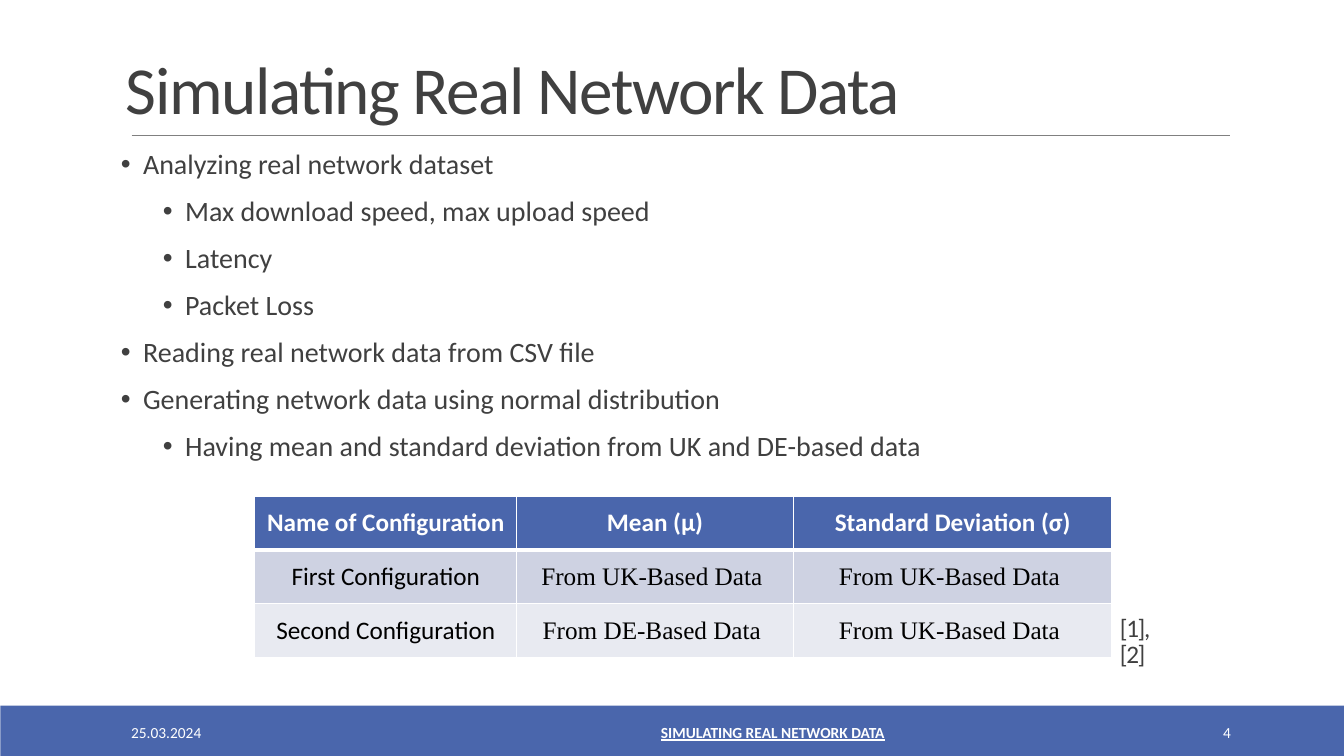
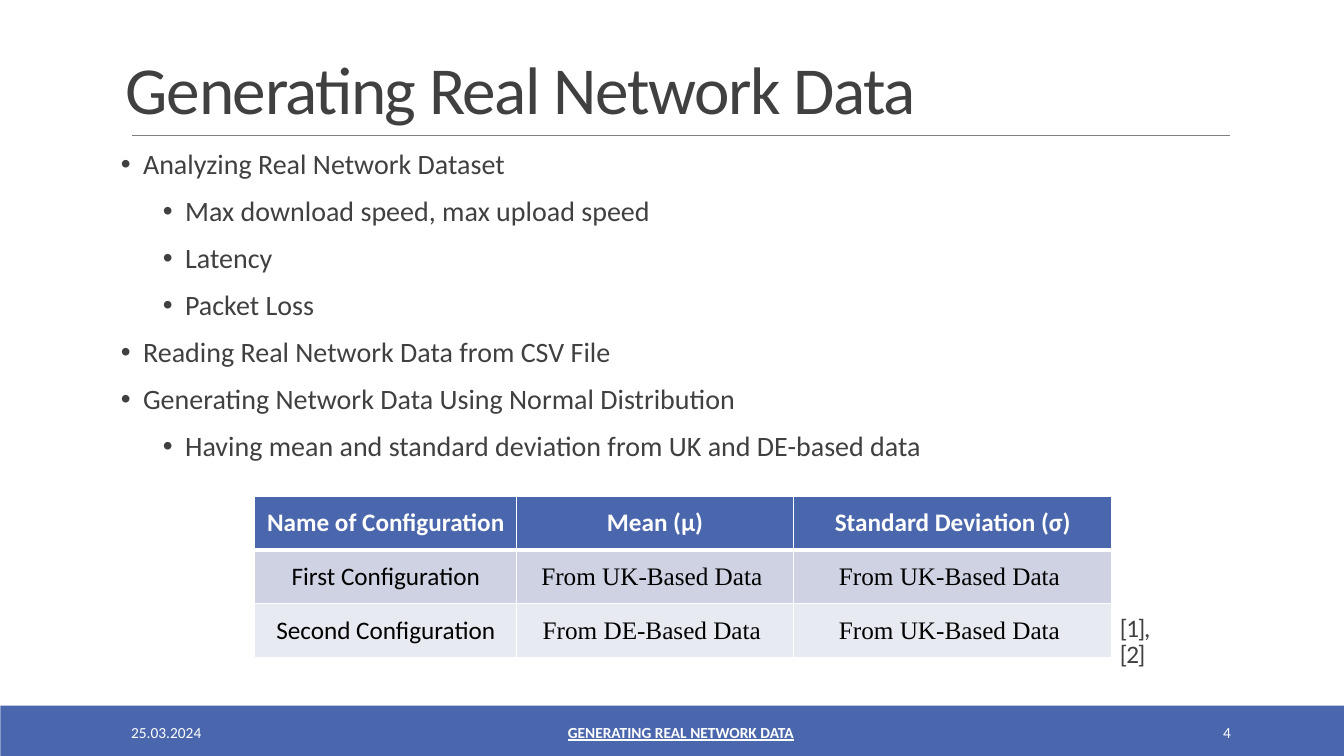
Before and after one commit to oezcankaraca/abschlussvortrag, a slide deck: slide 4 of Abschlussvortrag.pptx. Drawn at 1344x756 pixels with LibreOffice and Linux fonts; fonts in the diff are those of the drawing. Boxes give left, top, right and bottom in pixels: in the first picture for what was removed or moved away, otherwise in the second. Text is boxed around its words. In the diff, an @@ line names an element or a change of style, - is before the commit and + after.

```diff
--- a/Abschlussvortrag.pptx
+++ b/Abschlussvortrag.pptx
@@ title at (x1=126, y1=67, x2=916, y2=126): text changed @@
-Simulating Real Network Data
+Generating Real Network Data
@@ text at (x1=143, y1=154, x2=505, y2=179): text changed @@
-• Analyzing real network dataset
+• Analyzing Real Network Dataset
@@ text at (x1=143, y1=342, x2=734, y2=414): text changed @@
-• Reading real network data from CSV file
-• Generating network data using normal distribution
+• Reading Real Network Data from CSV File
+• Generating Network Data Using Normal Distribution
@@ text at (x1=568, y1=728, x2=793, y2=741): text changed @@
-        SIMULATING REAL NETWORK DATA
+GENERATING REAL NETWORK DATA
```
Also in this commit, not shown: 14 other slides changed, 2 other files.
